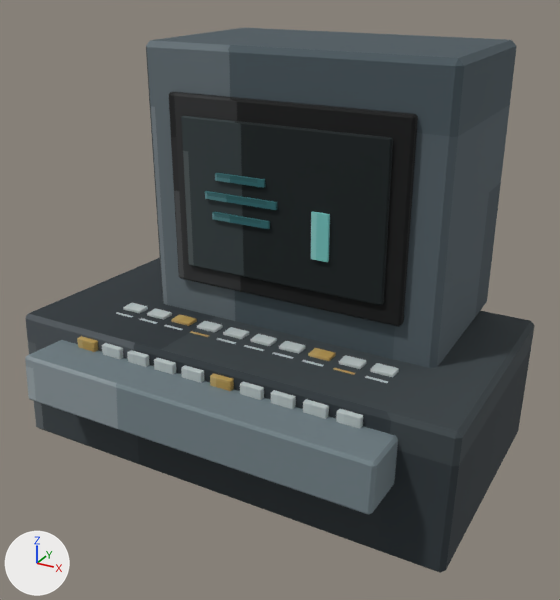
Before and after pictures for a commit that changed the glTF model assets/props/maze/retro_computer_terminal_charcoal.glb.
Rendered twice from a 50 mm camera at (0.778, -1.446, 1.07) aimed at (0.03, -0.087, 0.39). The axes (+X, +Y, +Z) are drawn at lower left. The lights are the same throughout. The older version comes first. Where no turn or scale is listed for an object, it has been applied to the vertices. Vertices at exactly the same position are counted once.

Before the edit, the objects in view are built like this:
```python
me_cube = bpy.data.meshes.new('Cube')
me_cube.from_pydata(...)  # 24 vertices, 44 faces; spans x -0.51..0.51, y -0.307..0.307, z -0.165..0.165
me_cube.materials.append(mat_retro_computer_terminal_charcoal_pixel_paint)  # picture img_retro_computer_terminal_charcoal_pixel_atlas
me_cube_001 = bpy.data.meshes.new('Cube.001')
me_cube_001.from_pydata(...)  # 24 vertices, 44 faces; spans x -0.34..0.34, y -0.2..0.2, z -0.305..0.305
me_cube_001.materials.append(mat_retro_computer_terminal_charcoal_pixel_paint)  # picture img_retro_computer_terminal_charcoal_pixel_atlas
me_cube_003 = bpy.data.meshes.new('Cube.003')
me_cube_003.from_pydata(...)  # 24 vertices, 44 faces; spans x -0.231..0.231, y -0.006..0.006, z -0.165..0.165
me_cube_003.materials.append(mat_retro_computer_terminal_charcoal_pixel_paint)  # picture img_retro_computer_terminal_charcoal_pixel_atlas
me_cube_008 = bpy.data.meshes.new('Cube.008')
me_cube_008.from_pydata(...)  # 24 vertices, 44 faces; spans x -0.4..0.4, y -0.148..0.148, z -0.062..0.062
me_cube_008.materials.append(mat_retro_computer_terminal_charcoal_pixel_paint)  # picture img_retro_computer_terminal_charcoal_pixel_atlas
ob_keyboardbody = bpy.data.objects.new('KeyboardBody', me_cube_008)
ob_keyboardbody.location = (0.0, -0.29, 0.24)
ob_monitorglow = bpy.data.objects.new('MonitorGlow', me_cube_003)
ob_monitorglow.location = (0.05, -0.122, 0.61)
ob_monitorshell = bpy.data.objects.new('MonitorShell', me_cube_001)
ob_monitorshell.location = (0.05, 0.1, 0.61)
ob_terminalwedge = bpy.data.objects.new('TerminalWedge', me_cube)
ob_terminalwedge.location = (0.0, -0.03, 0.166)
# also in view: 'MonitorFace' at (0.05, -0.108, 0.61); 'ScreenGlyph_4' at (0.145, -0.131, 0.567)
```
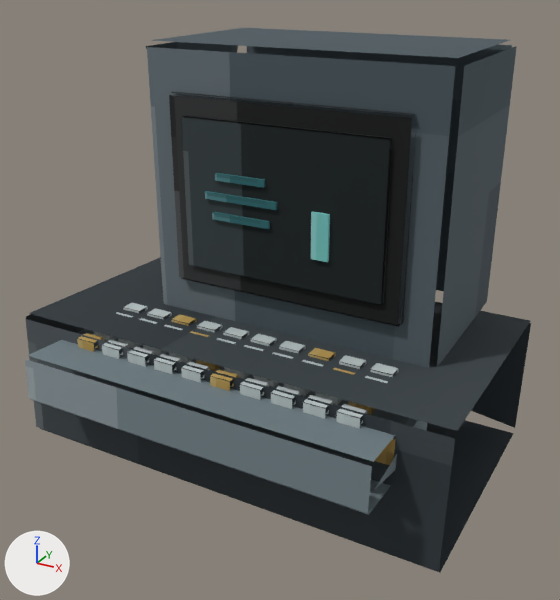
Where the change shows, as pixel boxes [x1, y1, x2, y2] in the pictures (560 x 600 px):
```json
{"object": "TerminalWedge", "change": "reshaped", "before": [26, 258, 535, 573], "after": [26, 257, 531, 573]}
{"object": "KeyboardBody", "change": "reshaped", "before": [25, 340, 398, 515], "after": [25, 329, 427, 515], "on screen": "8% wider, 6% taller"}
{"part": 1, "of": "me_cube_008", "change": "cut back", "before": [25, 356, 398, 515], "after": [375, 420, 427, 489]}
{"part": 2, "of": "me_cube_001", "change": "cut back", "before": [146, 40, 516, 368], "after": [146, 42, 238, 52]}
{"part": 3, "of": "me_cube", "change": "cut back", "before": [26, 313, 535, 573], "after": [471, 323, 531, 428]}
```

Edits to the scene script, one JSON object a line:
```json
{"block": "me_cube_008", "where": "# used by ob_keyboardbody; location = (0.0, -0.29, 0.24)"}
{"op": "remove", "block": "me_cube_008", "code": "me_cube_008.from_pydata(...)  # 24 vertices, 44 faces; spans x -0.4..0.4, y -0.148..0.148, z -0.062..0.062"}
{"op": "add", "block": "me_cube_008", "code": "me_cube_008.from_pydata(...)  # 19 vertices, 9 faces; spans x -0.394..0.4, y -0.148..0.148, z -0.062..0.062"}
{"block": "me_cube_008", "change": "me_cube_008 part 1"}
{"block": "me_cube_008", "change": "6 vertices are removed from x -0.4..0.4, y -0.142..0.142, z -0.056..0.056"}
{"block": "me_cube_008", "change": "36 faces are deleted"}
{"block": "me_cube_008", "change": "1 vertex is added at (0.4, -0.139, 0.01)"}
{"block": "me_cube_008", "change": "1 new face joins them"}
{"block": "me_cube_001", "where": "# used by ob_monitorshell; location = (0.05, 0.1, 0.61)"}
{"op": "remove", "block": "me_cube_001", "code": "me_cube_001.from_pydata(...)  # 24 vertices, 44 faces; spans x -0.34..0.34, y -0.2..0.2, z -0.305..0.305"}
{"op": "add", "block": "me_cube_001", "code": "me_cube_001.from_pydata(...)  # 19 vertices, 9 faces; spans x -0.34..0.34, y -0.2..0.2, z -0.293..0.305"}
{"block": "me_cube_001", "change": "me_cube_001 part 2"}
{"block": "me_cube_001", "change": "6 vertices are removed from x -0.34..0.328, y -0.188..0.188, z -0.305..-0.293"}
{"block": "me_cube_001", "change": "36 faces are deleted"}
{"block": "me_cube_001", "change": "1 vertex is added at (-0.34, 0.0, -0.293)"}
{"block": "me_cube_001", "change": "1 new face joins them"}
{"block": "me_cube", "where": "# used by ob_terminalwedge; location = (0.0, -0.03, 0.166)"}
{"op": "remove", "block": "me_cube", "code": "me_cube.from_pydata(...)  # 24 vertices, 44 faces; spans x -0.51..0.51, y -0.307..0.307, z -0.165..0.165"}
{"op": "add", "block": "me_cube", "code": "me_cube.from_pydata(...)  # 19 vertices, 9 faces; spans x -0.51..0.5, y -0.307..0.307, z -0.165..0.165"}
{"block": "me_cube", "change": "me_cube part 3"}
{"block": "me_cube", "change": "6 vertices are removed from x -0.5..0.51, y -0.297..0.307, z -0.156..0.155"}
{"block": "me_cube", "change": "36 faces are deleted"}
{"block": "me_cube", "change": "1 vertex is added at (-0.5, 0.3, -0.016)"}
{"block": "me_cube", "change": "1 new face joins them"}
```
